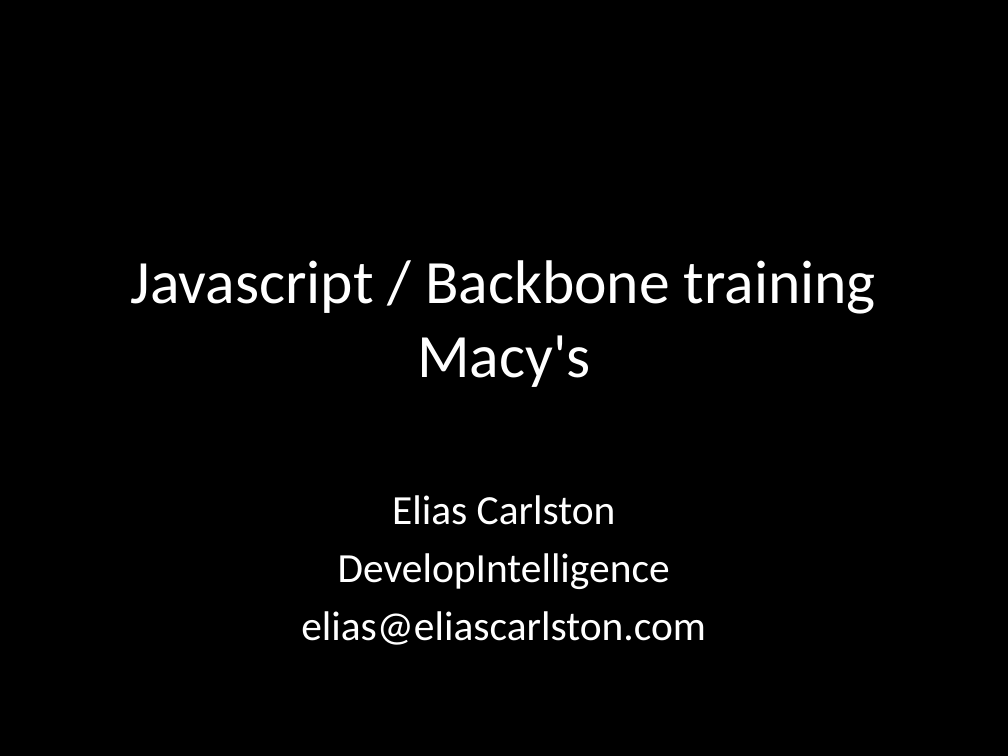
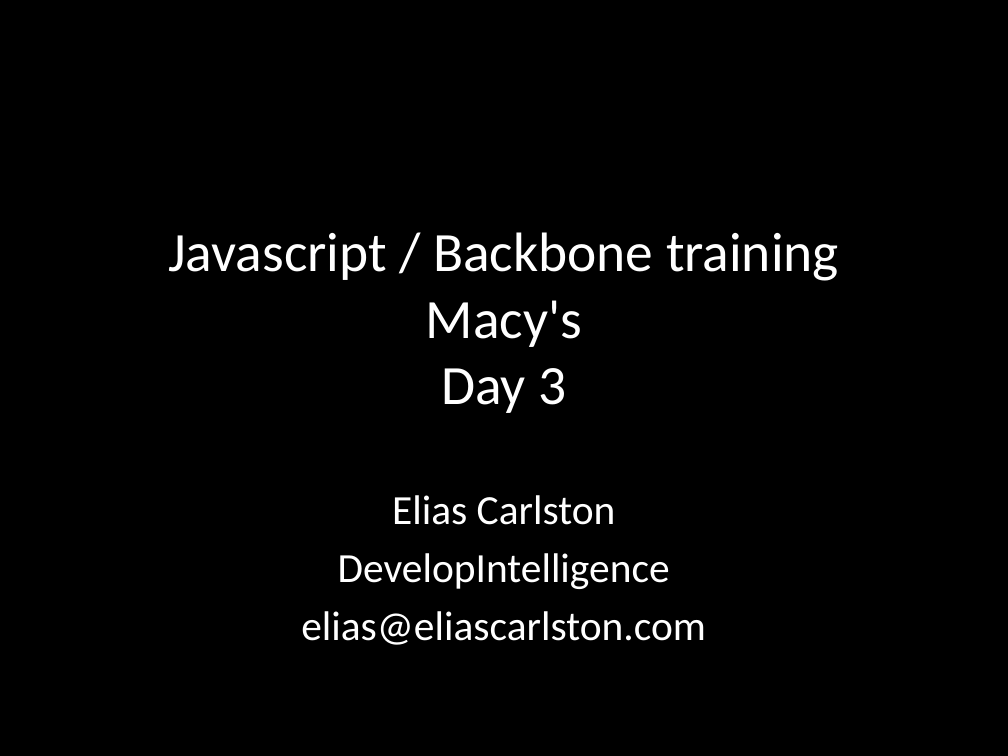
Before and after one commit to eliasjames/training-macys-20160929, a slide deck: slide 1 of slides/Backbone Slides Day 3.pptx. Drawn at 1008x756 pixels with LibreOffice and Linux fonts; fonts in the diff are those of the drawing. Boxes give left, top, right and bottom in pixels: in the first picture for what was removed or moved away, otherwise in the second. Text is boxed around its words. In the diff, an @@ line names an element or a change of style, - is before the commit and + after.

```diff
--- a/slides/Backbone Slides Day 3.pptx
+++ b/slides/Backbone Slides Day 3.pptx
@@ title at (168, 232, 839, 413): text changed; size 44 to 39.6 pt @@
-Javascript / Backbone training
-Macy's
+Javascript / Backbone training
+Macy's
+Day 3
```
Also in this commit, not shown: 3 other slides changed, 3 slides added, 2 other files.
